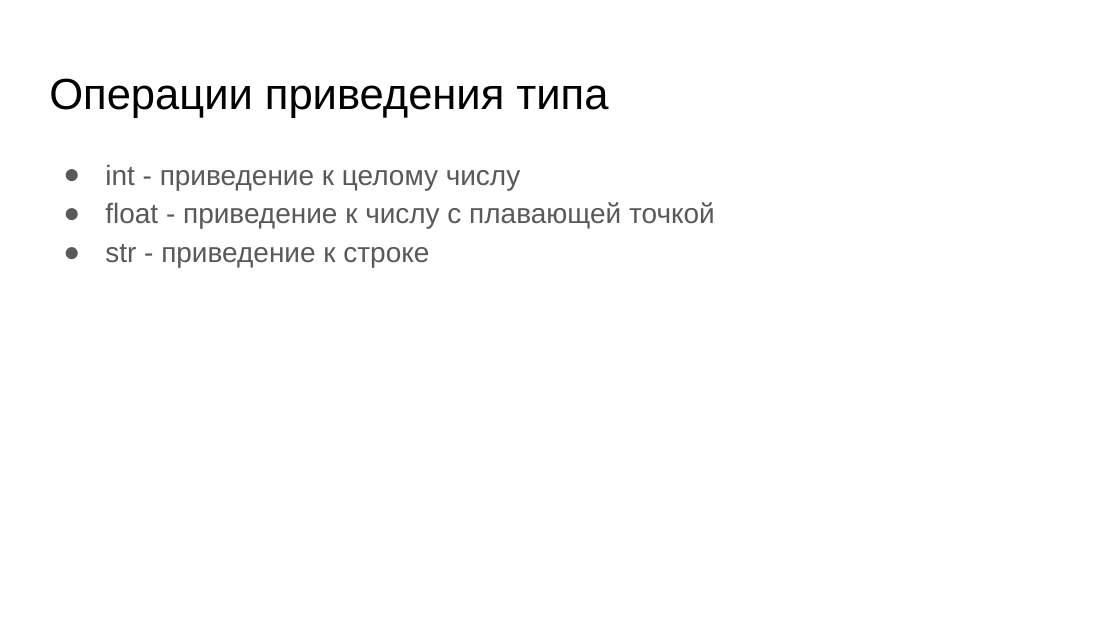
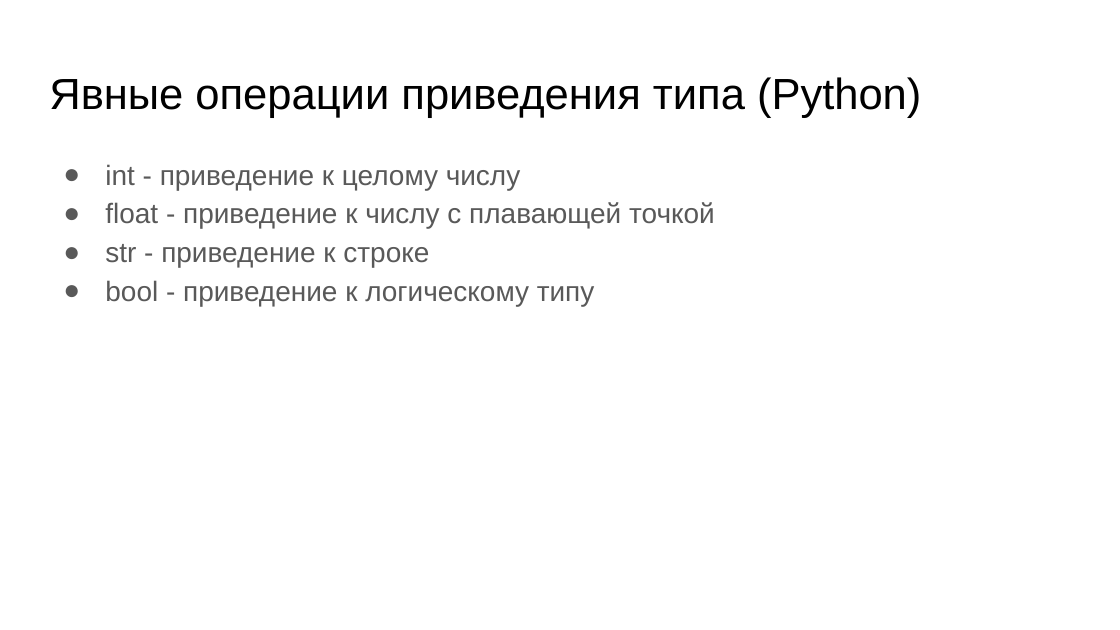
Before and after one commit to skhayrulin/python_course, a slide deck: slide 41 of lecture/Lecture2.pptx (slide 13 before the commit). Drawn at 1120x630 pixels with LibreOffice and Linux fonts; fonts in the diff are those of the drawing. Boxes give left, top, right and bottom in pixels: in the first picture for what was removed or moved away, otherwise in the second. Text is boxed around its words. In the diff, an @@ line names an element or a change of style, - is before the commit and + after.

```diff
--- a/lecture/Lecture2.pptx
+++ b/lecture/Lecture2.pptx
@@ title at [49,77,921,118]: text changed @@
-Операции приведения типа
+Явные операции приведения типа (Python)
@@ text at [105,280,595,306]: paragraph added @@
+● bool - приведение к логическому типу
```
Also in this commit, not shown: 9 other slides changed, 50 slides added, 2 slides removed, 1 other file.
